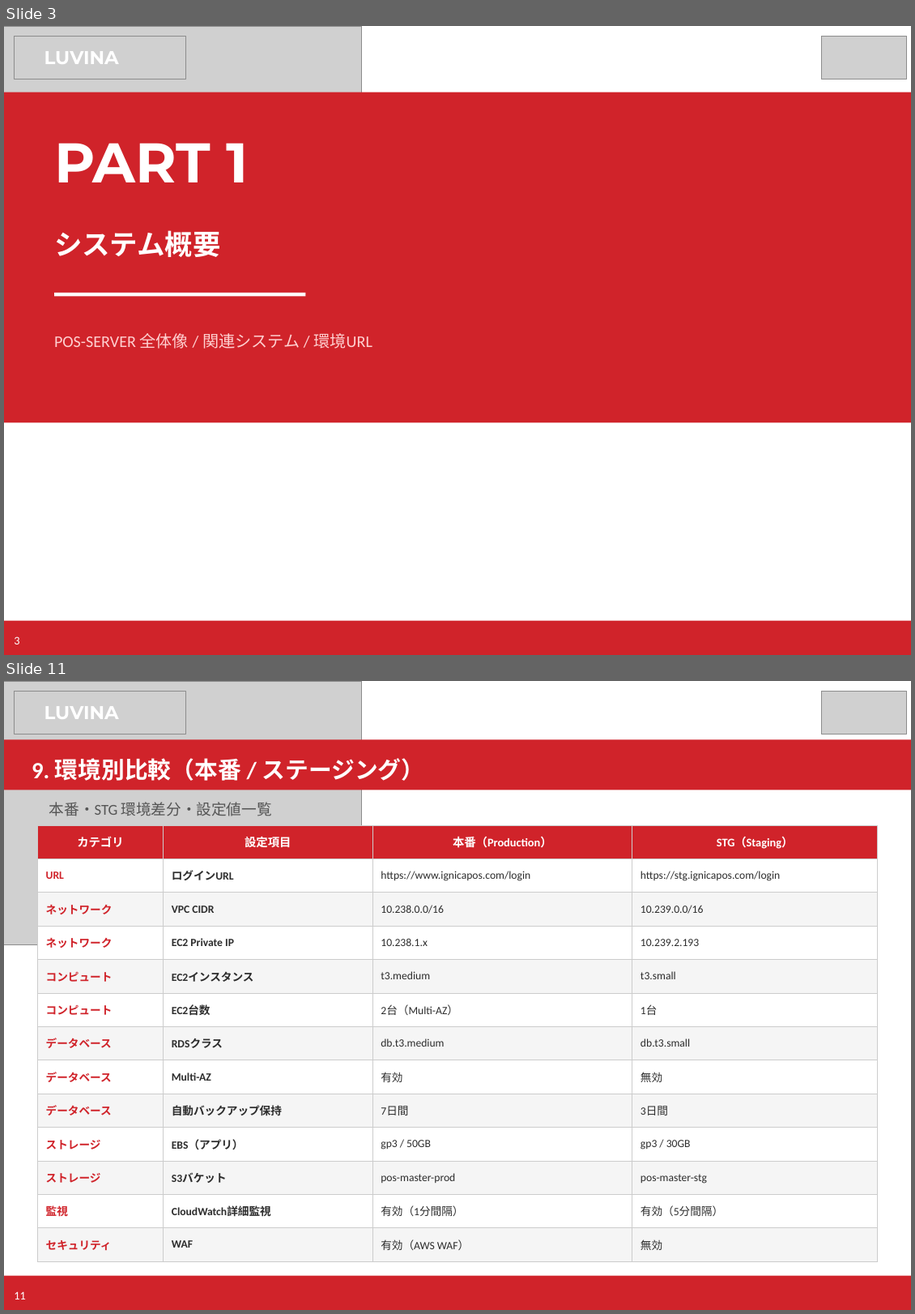
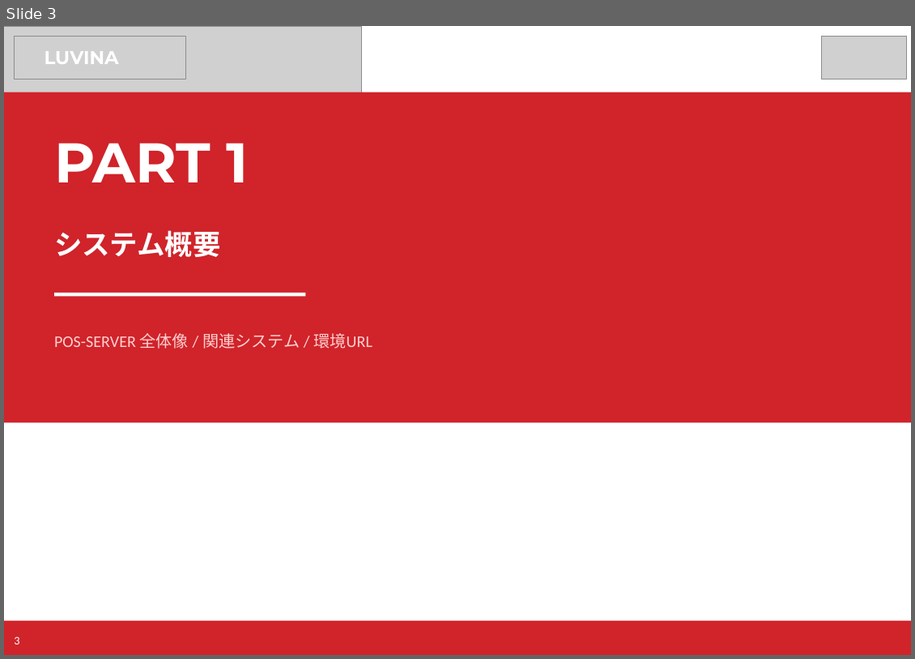
Before and after one commit to kiyoharakadutoshi/kasumi_pos-server_aws, a slide deck: 40_AWS/01_構成資料/カスミPOS_AWS構成資料.pptx. Shown one above the other, each under a label of ours: slides 3 and 11 before the commit, slide 3 after it; the slides between them are not shown. The pictures are 915x1314 and 915x659 pixels, drawn with LibreOffice and Linux fonts; fonts in the diff are those of the drawing; grey boxes stand for pictures. Boxes give left, top, right and bottom in pixels: in the first picture for what was removed or moved away, otherwise in the second. Text is boxed around its words. In the diff, an @@ line names an element or a change of style, - is before the commit and + after.

```diff
--- a/40_AWS/01_構成資料/カスミPOS_AWS構成資料.pptx
+++ b/40_AWS/01_構成資料/カスミPOS_AWS構成資料.pptx
@@ slide 11 removed at [4, 681, 911, 1310], background #FFFFFF @@
@@ picture removed at [4, 681, 362, 945] @@
@@ picture removed at [14, 691, 185, 734] @@
@@ picture removed at [821, 691, 907, 734] @@
@@ text removed at [44, 706, 119, 719] @@
-LUVINA
@@ rectangle removed at [4, 739, 911, 790] @@
@@ text removed at [32, 758, 425, 781] @@
-9. 環境別比較（本番 / ステージング）
@@ text removed at [49, 802, 272, 816] @@
-本番・STG 環境差分・設定値一覧
@@ table removed at [37, 825, 878, 1254], 13 rows, 4 columns @@
-カテゴリ | 設定項目 | 本番（Production） | STG（Staging）
-URL | ログインURL | https://www.ignicapos.com/login | https://stg.ignicapos.com/login
-ネットワーク | VPC CIDR | 10.238.0.0/16 | 10.239.0.0/16
-ネットワーク | EC2 Private IP | 10.238.1.x | 10.239.2.193
-コンピュート | EC2インスタンス | t3.medium | t3.small
-コンピュート | EC2台数 | 2台（Multi-AZ） | 1台
-データベース | RDSクラス | db.t3.medium | db.t3.small
-データベース | Multi-AZ | 有効 | 無効
-データベース | 自動バックアップ保持 | 7日間 | 3日間
-ストレージ | EBS（アプリ） | gp3 / 50GB | gp3 / 30GB
-ストレージ | S3バケット | pos-master-prod | pos-master-stg
-監視 | CloudWatch詳細監視 | 有効（1分間隔） | 有効（5分間隔）
-セキュリティ | WAF | 有効（AWS WAF） | 無効
@@ rectangle removed at [4, 1275, 911, 1310] @@
@@ text removed at [14, 1291, 26, 1299] @@
-11
```
Also in this commit, not shown: 5 slides changed, 6 slides added, 4 other slides removed.
